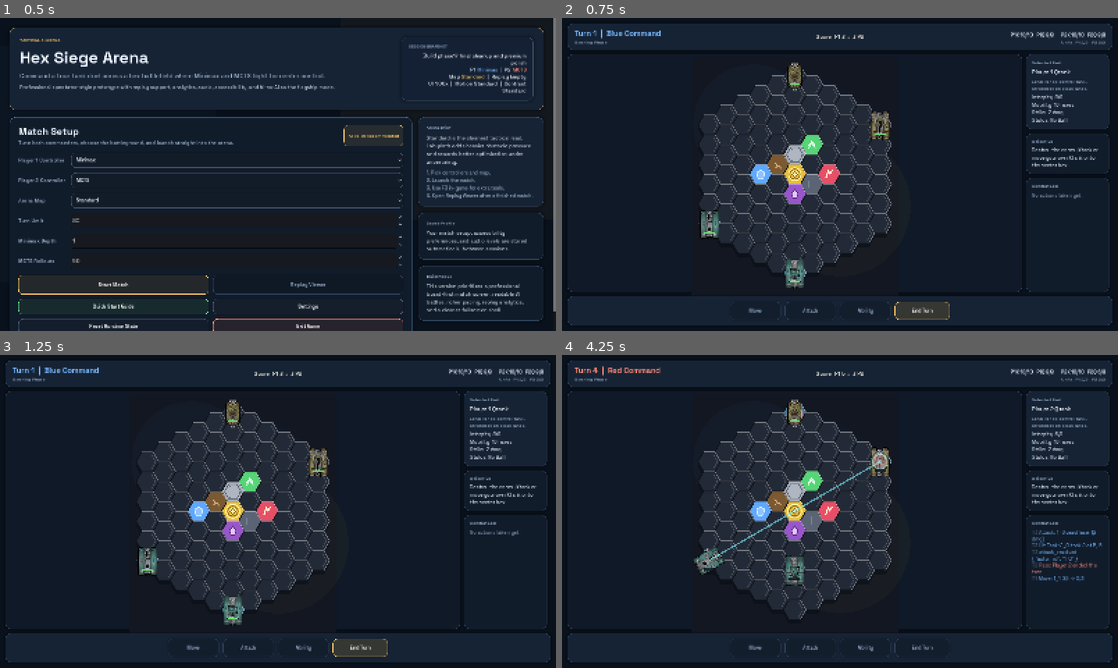
Above: before the commit, frames 1-4 (two rows, left to right).
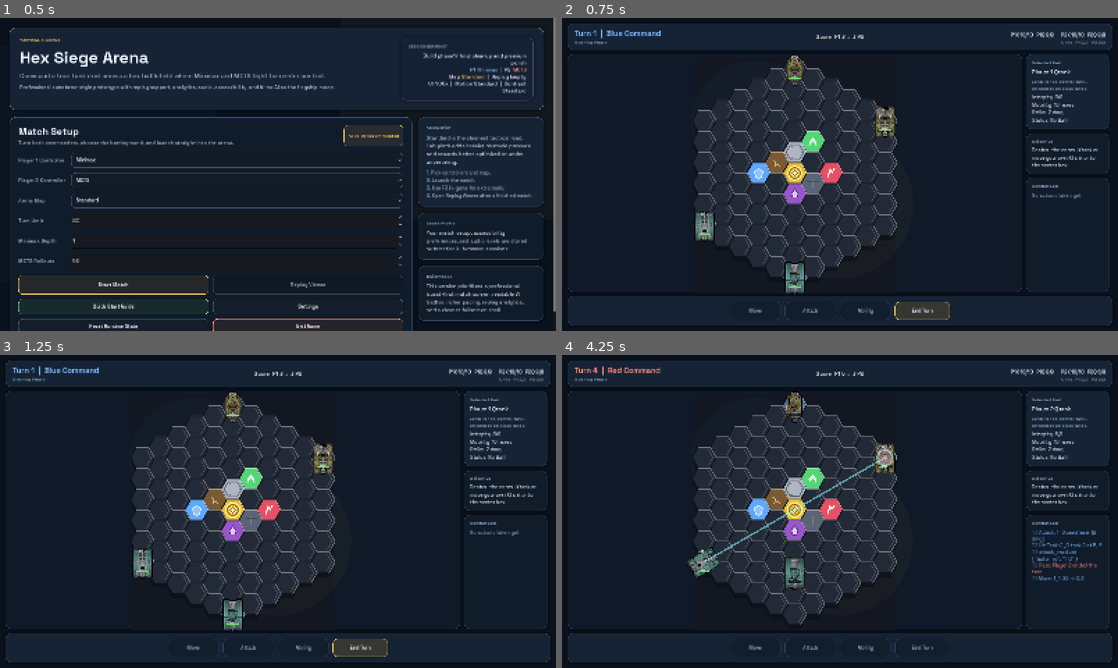
Above: after the commit, the same moments.

Repository: Arvi-Saleque/Hex-Siege-Arena
Game: Godot game, scene res://scenes/boot/boot.tscn
Same seed, same stepped clock (60 frames per second), same inputs: the game is played once before the commit and once after it. Sound files missing from this copy of the repository are replaced by a short silence.
Inputs (mouse positions are in pixels of both pictures, inside the frame that each line leads up to):
- Up to frame 1 (0.5 s): no input
- Up to frame 2 (0.75 s): click "Start Match" at 0.5 s
- Up to frame 3 (1.25 s): no input
- Up to frame 4 (4.25 s): click "End Turn" at 1.25 s; move the mouse to (962, 495) at 2.02 s; tap M at 2.1 s; click (962, 495) at 2.17 s; tap Space at 2.27, 3.02 s; move the mouse to (728, 527) at 2.77 s; hold A 2.78-3.53 s; tap P at 2.85 s; tap Enter at 3.5 s; move the mouse to (895, 442) at 3.52 s; tap Z at 3.6 s

Frame 1 is identical in both runs. In frame 2, 5.6% of the frame differs, in the area x 23-61%, y 11-89%; in frame 3, 5.6%; in frame 4, 6.1%, in the area x 22-61%, y 11-87%.

Commit message:
ui: maximize board fill in arena frame

Diff:
--- a/scripts/board/board_debug_view.gd
+++ b/scripts/board/board_debug_view.gd
@@ -355,7 +355,7 @@
 		max_x = maxf(max_x, center.x)
 		max_y = maxf(max_y, center.y)
 
-	return Vector2((max_x - min_x) + hex_size * 2.6, (max_y - min_y) + hex_size * 3.2)
+	return Vector2((max_x - min_x) + hex_size * 1.7, (max_y - min_y) + hex_size * 2.3)
 
 
 func _active_board() -> BoardState:
@@ -446,7 +446,7 @@
 			min_y = minf(min_y, center.y)
 			max_x = maxf(max_x, center.x)
 			max_y = maxf(max_y, center.y)
-		used_rect = Rect2(Vector2(min_x - 54.0, min_y - 54.0), Vector2((max_x - min_x) + 108.0, (max_y - min_y) + 126.0))
+		used_rect = Rect2(Vector2(min_x - 28.0, min_y - 28.0), Vector2((max_x - min_x) + 56.0, (max_y - min_y) + 72.0))
 
 	draw_rect(used_rect, Color("121722"))
 	draw_circle(used_rect.position + Vector2(used_rect.size.x * 0.3, used_rect.size.y * 0.28) + _shake_offset, 180.0, Color(0.2, 0.32, 0.48, 0.08))
--- a/scripts/ui/match_root.gd
+++ b/scripts/ui/match_root.gd
@@ -162,7 +162,7 @@
 	board_frame.size_flags_horizontal = Control.SIZE_EXPAND_FILL
 	board_frame.size_flags_vertical = Control.SIZE_EXPAND_FILL
 	content.add_child(board_frame)
-	var board_margin := _wrap_panel_content(board_frame, 4, 4)
+	var board_margin := _wrap_panel_content(board_frame, 0, 0)
 	var board_surface := Control.new()
 	board_surface.size_flags_horizontal = Control.SIZE_EXPAND_FILL
 	board_surface.size_flags_vertical = Control.SIZE_EXPAND_FILL
@@ -1372,9 +1372,9 @@
 	var visual_size: Vector2 = _board_view.get_board_visual_size()
 	var width_scale: float = holder_size.x / maxf(visual_size.x, 1.0)
 	var height_scale: float = holder_size.y / maxf(visual_size.y, 1.0)
-	var scale_factor: float = clampf(minf(width_scale, height_scale), 0.9, 1.9)
+	var scale_factor: float = clampf(minf(width_scale, height_scale), 1.0, 2.15)
 	_board_view.scale = Vector2.ONE * scale_factor
-	_board_view.position = Vector2(holder_size.x * 0.5, holder_size.y * 0.505)
+	_board_view.position = Vector2(holder_size.x * 0.5, holder_size.y * 0.5)
 
 
 func _reset_sidebar_scroll() -> void:
Not shown, changed: update.md
